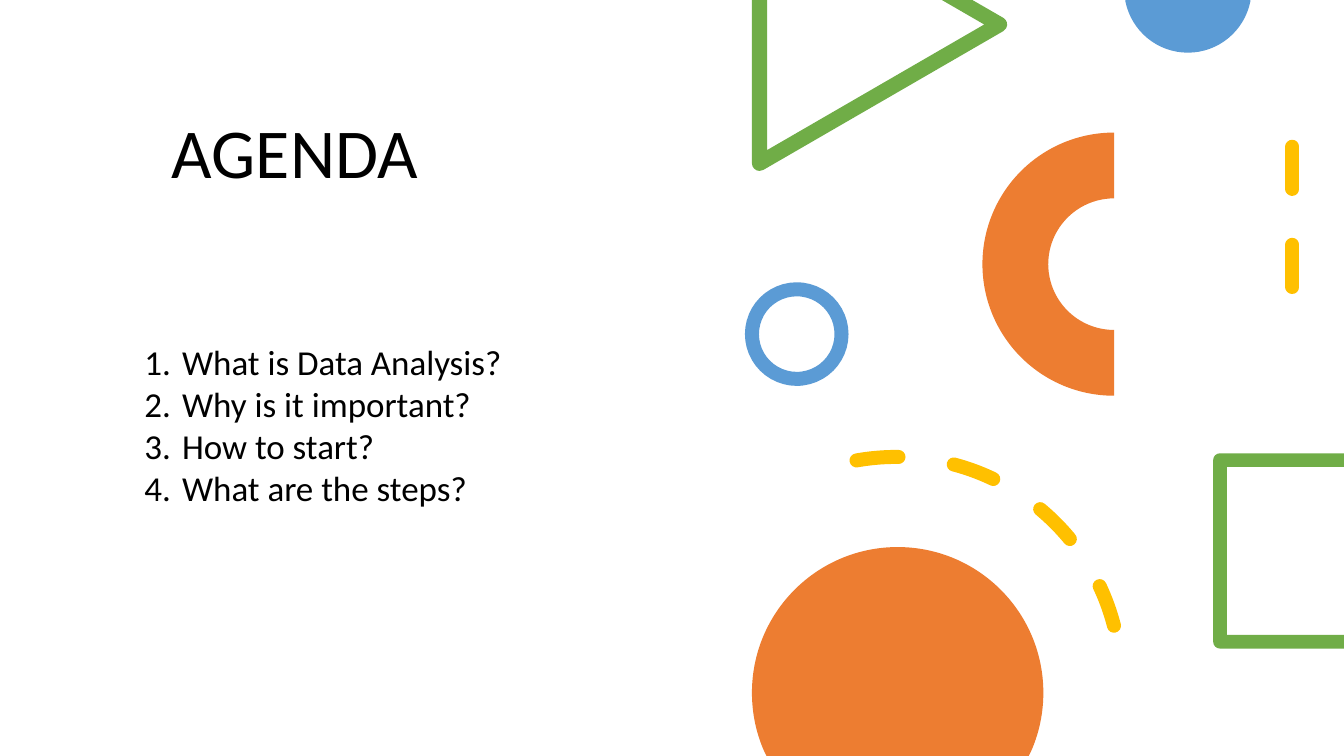
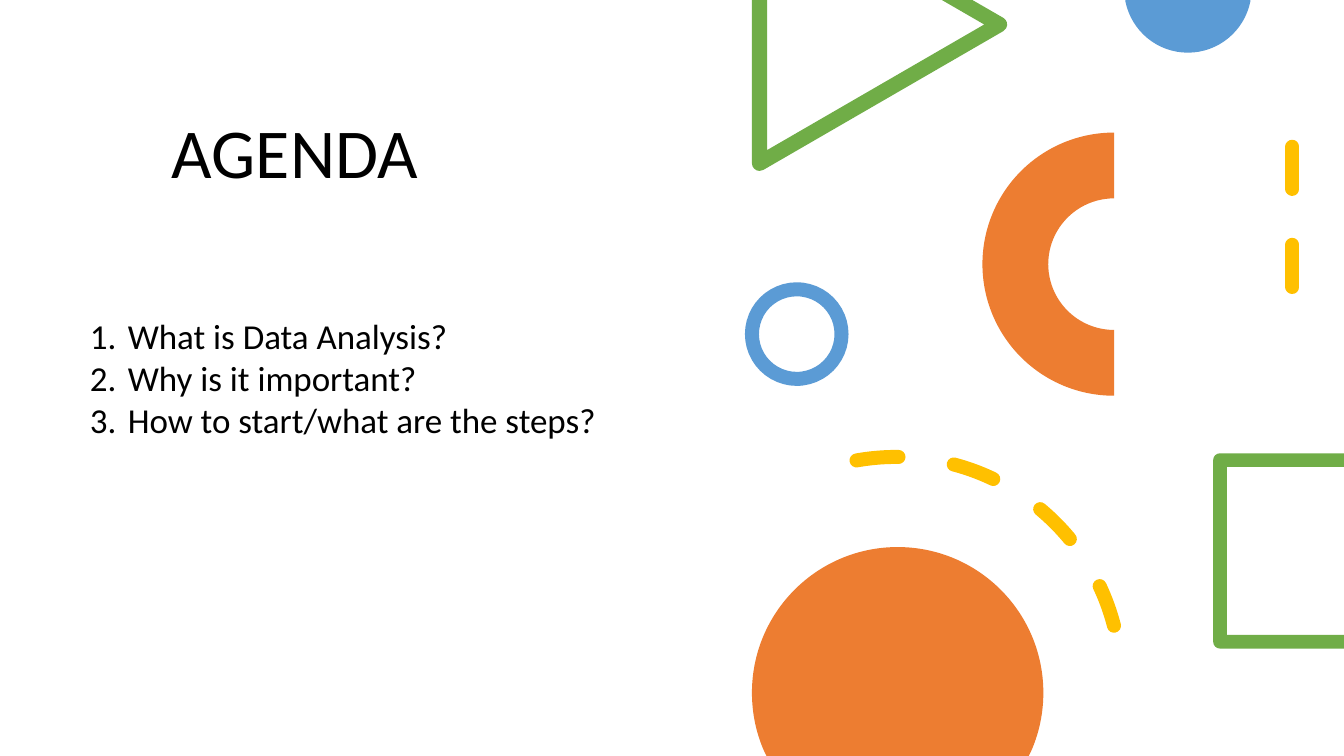
Before and after one commit to vvthakral/data-science-bootcamp, a slide deck: slide 2 of week-4-eda/data_analysis.pptx. Drawn at 1344x756 pixels with LibreOffice and Linux fonts; fonts in the diff are those of the drawing. Boxes give left, top, right and bottom in pixels: in the first picture for what was removed or moved away, otherwise in the second. Text is boxed around its words. In the diff, an @@ line names an element or a change of style, - is before the commit and + after.

```diff
--- a/week-4-eda/data_analysis.pptx
+++ b/week-4-eda/data_analysis.pptx
@@ text "What is Data Analysis?": place and size @@
-text "What is Data Analysis?" at bbox=[182, 350, 501, 507]
+text "What is Data Analysis?" at bbox=[128, 324, 595, 439]
@@ text at bbox=[128, 408, 595, 439]: text changed @@
-3. How to start?
-4. What are the steps?
+3. How to start/what are the steps?
```
Also in this commit, not shown: 3 other slides changed, 2 other files.
